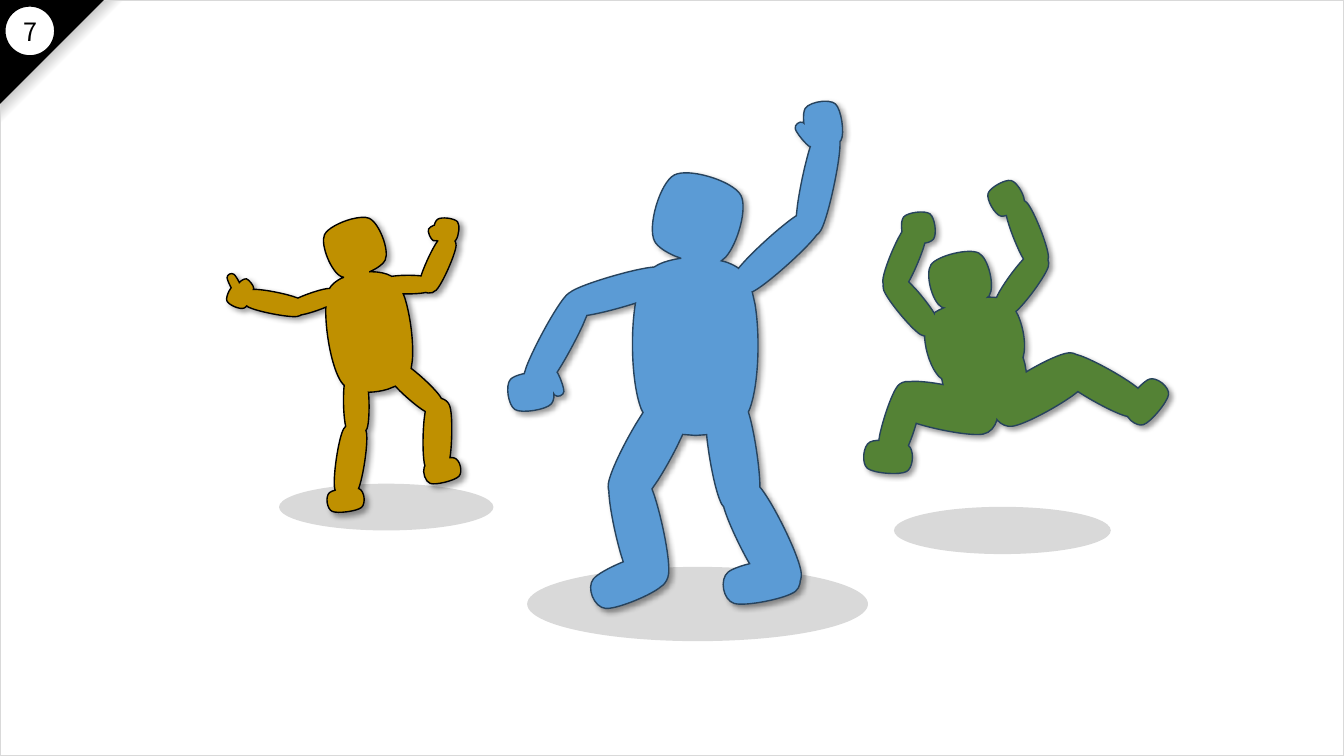
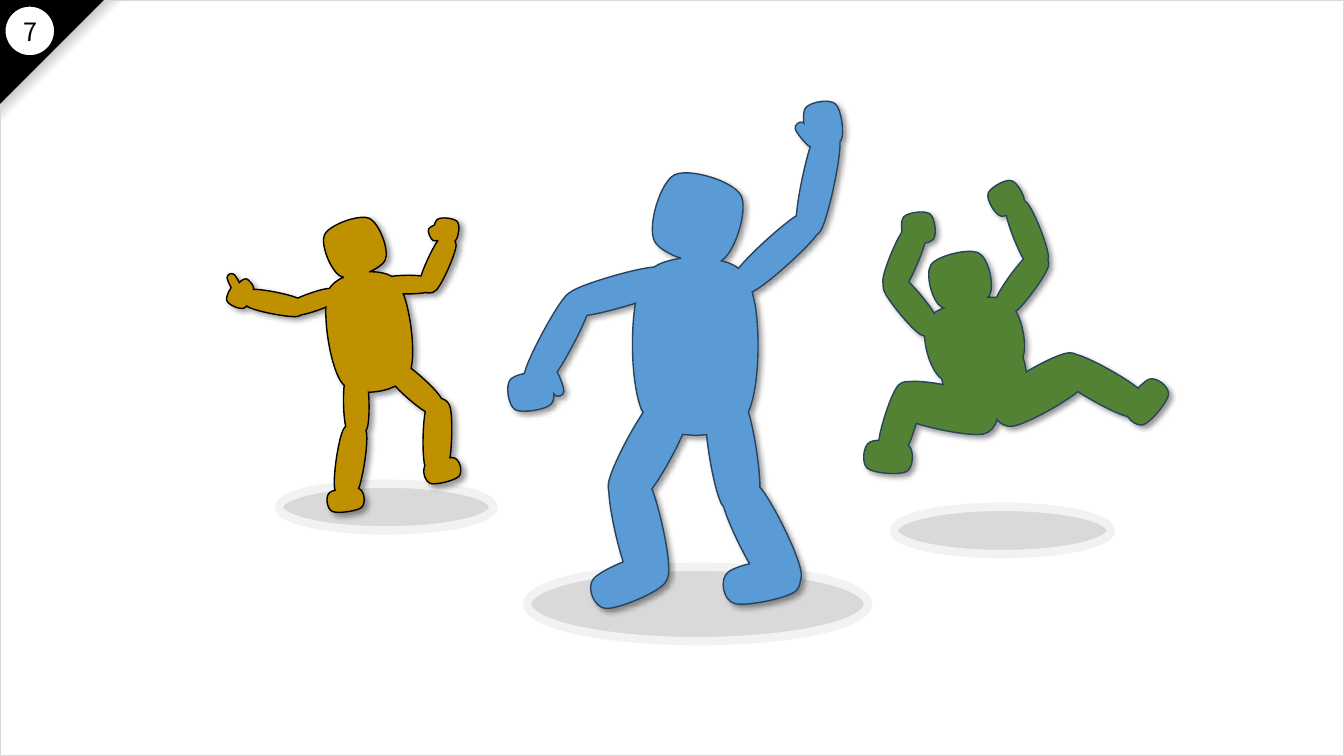
Before and after one commit to nakayama-kazuki/2021, a slide deck: slide 142 of pptx/power-punch-v2.pptx (slide 152 before the commit). Drawn at 1344x756 pixels with LibreOffice and Linux fonts; fonts in the diff are those of the drawing. Boxes give left, top, right and bottom in pixels: in the first picture for what was removed or moved away, otherwise in the second. Text is boxed around its words. In the diff, an @@ line names an element or a change of style, - is before the commit and + after.

```diff
--- a/pptx/power-punch-v2.pptx
+++ b/pptx/power-punch-v2.pptx
@@ outline none to #F2F2F2 6 pt in 3 elements at (x1=527, y1=567, x2=868, y2=641), (x1=279, y1=484, x2=494, y2=530), (x1=894, y1=507, x2=1111, y2=555) @@
```
Also in this commit, not shown: 26 other slides changed, 6 slides added, 16 slides removed.
